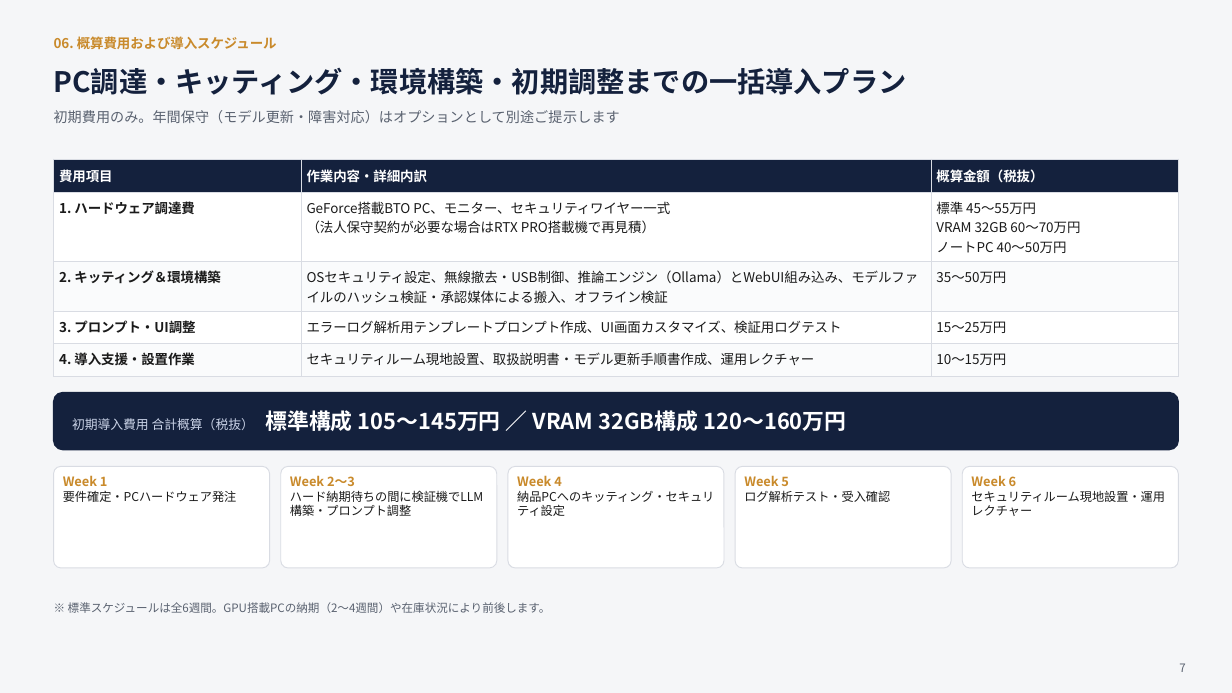
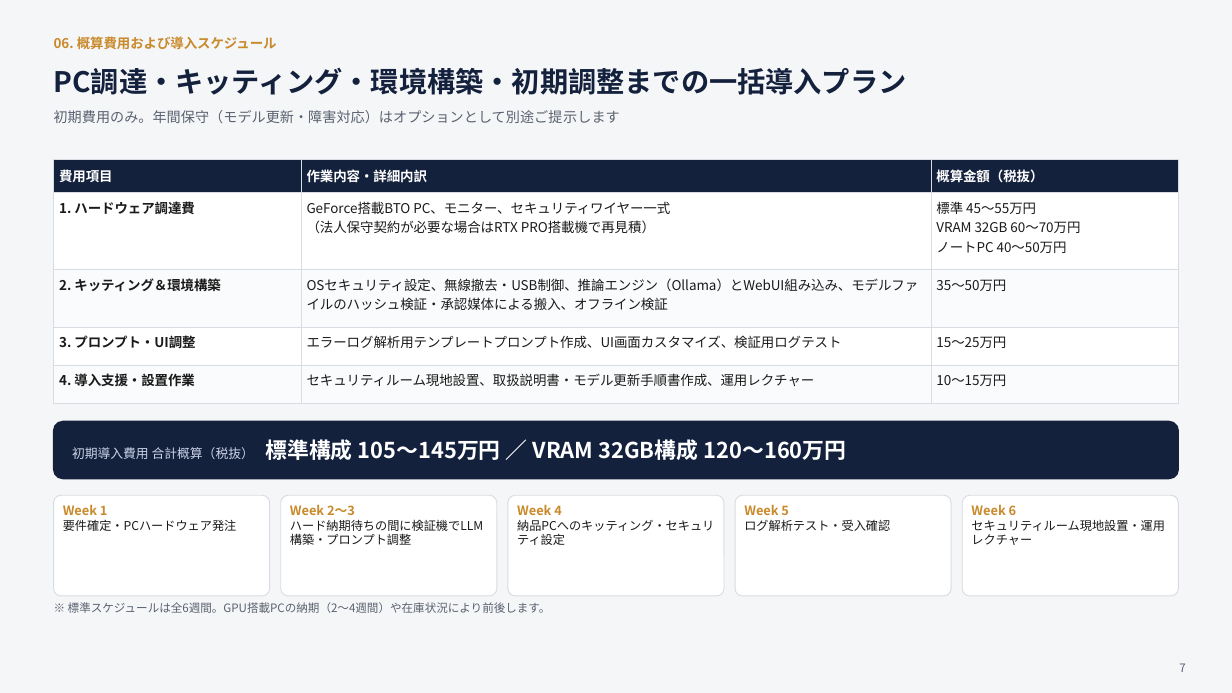
Before and after one commit to EN-Office/EN-Office, a slide deck: slide 7 of docs/proposal/local_llm_proposal_v2.pptx. Drawn at 1232x693 pixels with LibreOffice and Linux fonts; fonts in the diff are those of the drawing. Boxes give left, top, right and bottom in pixels: in the first picture for what was removed or moved away, otherwise in the second. Text is boxed around its words. In the diff, an @@ line names an element or a change of style, - is before the commit and + after.

```diff
--- a/docs/proposal/local_llm_proposal_v2.pptx
+++ b/docs/proposal/local_llm_proposal_v2.pptx
@@ table: place and size @@
-table at <box>54,159,1179,370</box>
+table at <box>54,159,1179,391</box>
@@ 6 texts, 6 rounded rectangles: place and size @@
-6 texts, 6 rounded rectangles at <box>54,393,1178,568</box>
+6 texts, 6 rounded rectangles at <box>54,421,1178,596</box>
```
Also in this commit, not shown: 1 other slide changed, 3 other files.
